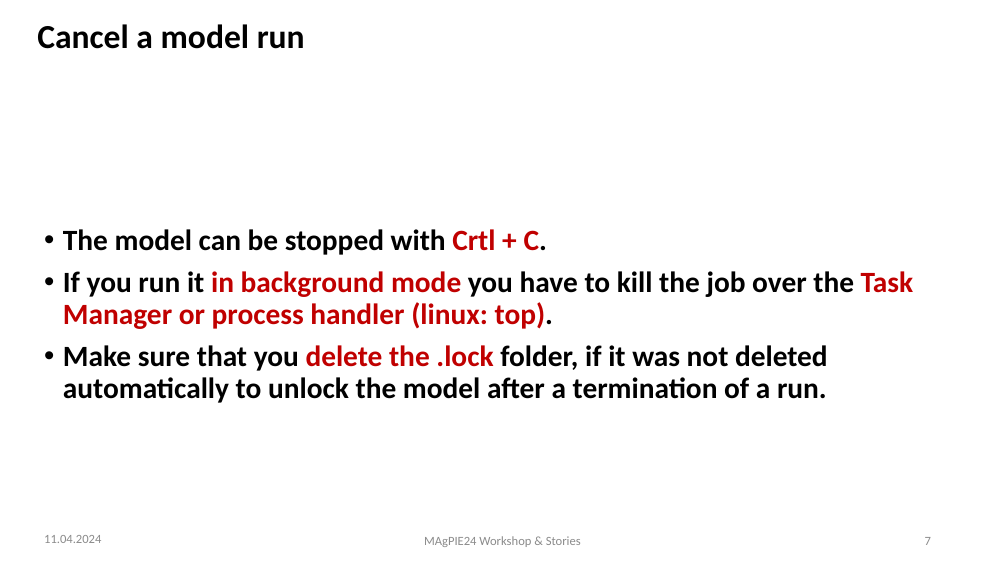
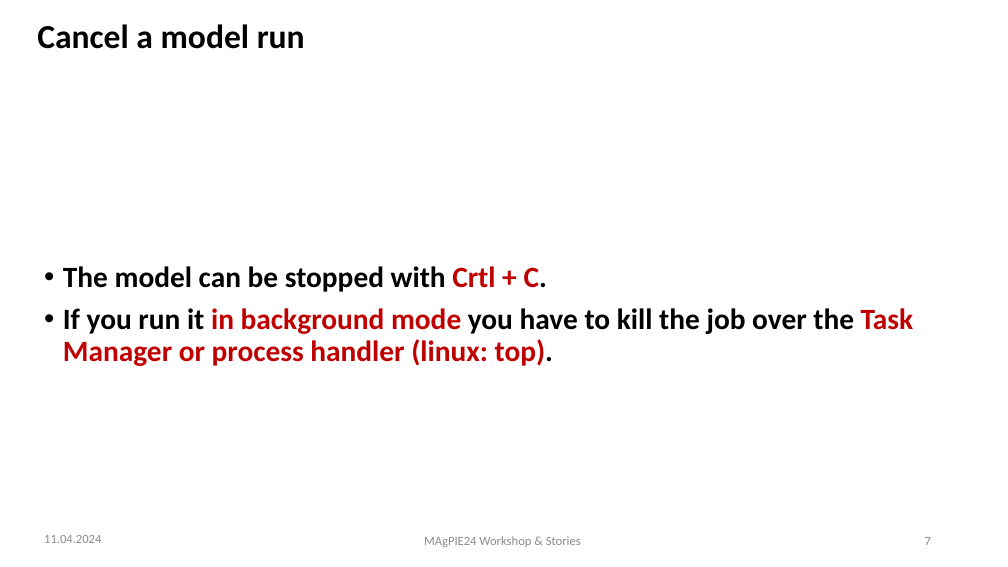
Before and after one commit to magpiemodel/magpiemodel.github.io, a slide deck: slide 7 of assets/slides/Starting a MAgPIE run.pptx. Drawn at 1008x567 pixels with LibreOffice and Linux fonts; fonts in the diff are those of the drawing; background and template pictures are left out. Boxes give left, top, right and bottom in pixels: in the first picture for what was removed or moved away, otherwise in the second. Text is boxed around its words. In the diff, an @@ line names an element or a change of style, - is before the commit and + after.

Commit message:
remove .lock error from start tutorial

```diff
--- a/assets/slides/Starting a MAgPIE run.pptx
+++ b/assets/slides/Starting a MAgPIE run.pptx
@@ text at bbox=[63, 345, 828, 403]: paragraph removed @@
-• Make sure that you delete the .lock folder, if it was not deleted automatically to unlock the model after a termination of a run.
```
Also in this commit, not shown: 4 other slides changed, 1 other file.
